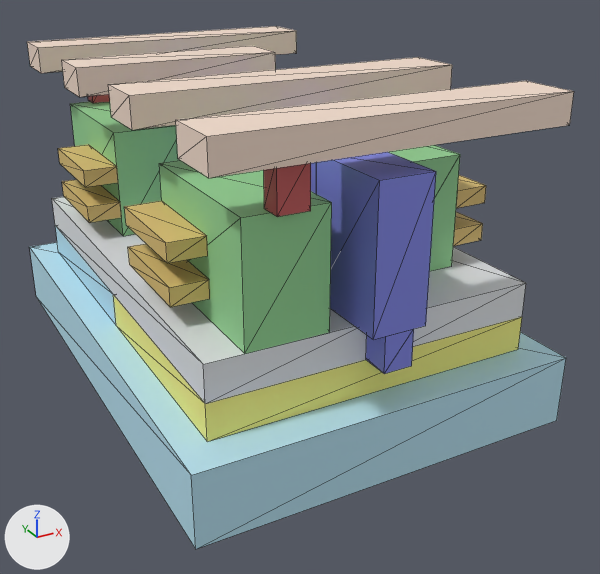
The glTF model models/show_ns.glb as it was, and as the next commit left it.
Rendered twice from a 50 mm lens placed at (-104.9, -218.0, 94.3), pointed at (7.3, -13.9, -7.7). The axes (+X, +Y, +Z) are drawn at lower left. The lights are the same throughout. The first picture is the older version. Mesh edges are drawn as thin lines.

The first picture shows 'fox', 'm0_gnd', 'm0_in', 'm0_out', 'm0_vdd', 'md_gnd', 'md_out', 'md_vdd', 'nwell', 'p_wsr2', 'po', 'pwell' and 8 more.
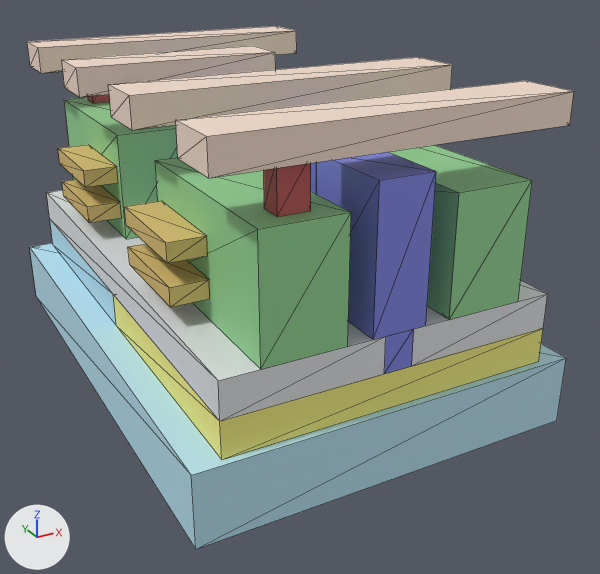
The change in detail:
me_nwell__nwell is used by ob_nwell; location (0.0, 0.0, 0.0).
me_nwell__nwell had 8 vertices, 12 faces and spanned x -46.5..46.5, y -68.0..0.0, z -14.0..-4.0.
me_nwell__nwell now has 8 vertices, 12 faces and spans x -46.5..46.5, y -76.0..0.0, z -14.0..-4.0.
me_nwell__nwell part 1: the whole mesh is scaled about its middle by (1, 1.12, 1), then moved by (0.0, -4.0, 0.0).
me_fox__fox is used by ob_fox; location (0.0, 0.0, 0.0).
me_fox__fox had 16 vertices, 24 faces and spanned x -46.5..46.5, y -68.0..68.0, z -4.0..6.0.
me_fox__fox now has 16 vertices, 24 faces and spans x -46.5..46.5, y -76.0..76.0, z -4.0..6.0.
me_fox__fox part 2: all 8 vertices in x -46.5..46.5, y -68.0, z -4.0..6.0 are moved by (0.0, -8.0, 0.0).
me_fox__fox part 3: all 8 vertices in x -46.5..46.5, y 68.0, z -4.0..6.0 are moved by (0.0, 8.0, 0.0).
me_md_vdd__md is used by ob_md_vdd; location (0.0, 0.0, 0.0).
me_md_vdd__md had 8 vertices, 12 faces and spanned x -36.5..-14.5, y -68.0..-19.0, z 6.0..38.0.
me_md_vdd__md now has 8 vertices, 12 faces and spans x -36.5..-14.5, y -76.0..-16.0, z 6.0..38.0.
me_md_vdd__md part 4: the whole mesh is scaled about its middle by (1, 1.22, 1), then moved by (0.0, -2.5, 0.0).
me_md_out__md is used by ob_md_out; location (0.0, 0.0, 0.0).
me_md_out__md had 8 vertices, 12 faces and spanned x 14.5..36.5, y -49.0..49.0, z 6.0..38.0.
me_md_out__md now has 8 vertices, 12 faces and spans x 14.5..36.5, y -76.0..76.0, z 6.0..38.0.
me_md_out__md part 5: the whole mesh is scaled about its middle by (1, 1.55, 1).

Where the change shows, as pixel boxes [x1, y1, x2, y2] in the pictures (600 x 574 px; the box of a moved part takes in the faces that stretch with it):
'fox', reshaped (12% taller): before [52, 197, 526, 404]; after [46, 190, 548, 421]
'md_vdd', moved, rescaled (13% wider, 9% taller): before [159, 160, 332, 354]; after [155, 157, 351, 369]
'nwell', rescaled (12% taller): before [113, 295, 522, 442]; after [113, 295, 543, 460]
'md_out', rescaled: before [389, 145, 460, 271]; after [389, 145, 532, 320]
part 2 of me_fox__fox, moved or reshaped: before [203, 283, 526, 404]; after [218, 294, 548, 421]
part 3 of me_fox__fox, moved or reshaped: before [52, 197, 525, 403]; after [46, 190, 547, 421]
